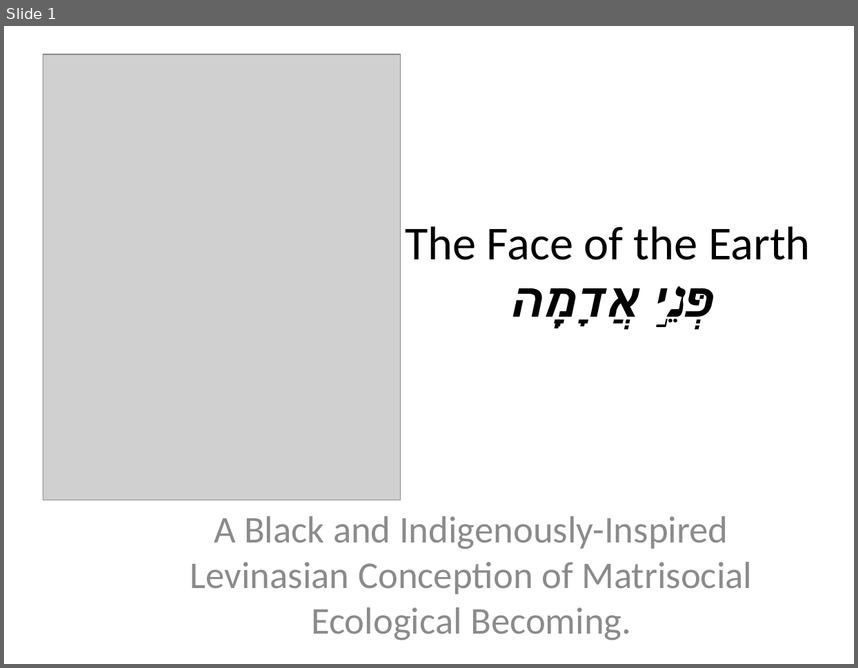
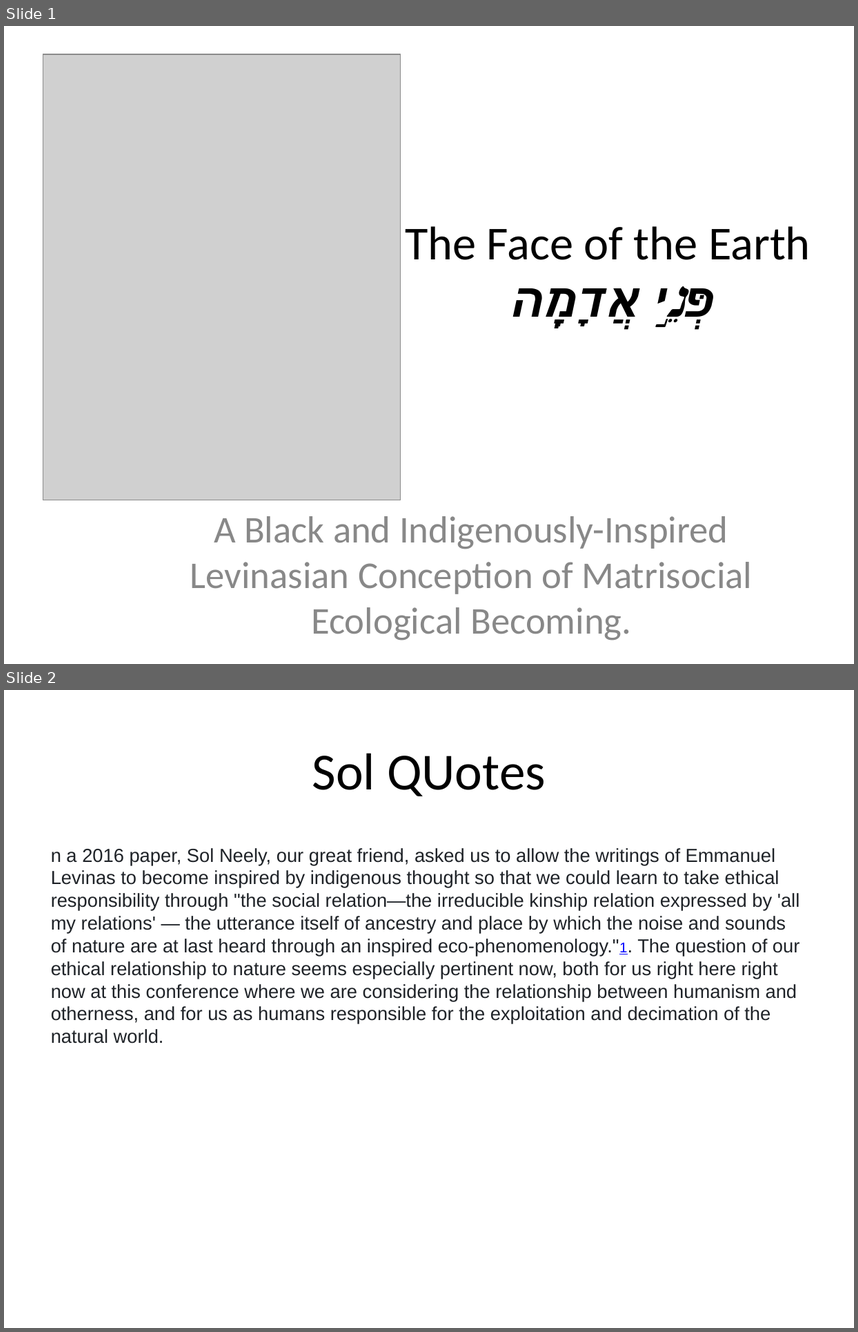
Before and after one commit to mcverter/Dissertation, a slide deck: work/00_NEWEST/KaunsasSol/KaunsasPresentation.pptx. Shown one above the other, each under a label of ours: slide 1 before the commit, slides 1 and 2 after it. The pictures are 858x668 and 858x1332 pixels, drawn with LibreOffice and Linux fonts; fonts in the diff are those of the drawing; grey boxes stand for pictures. Boxes give left, top, right and bottom in pixels: in the first picture for what was removed or moved away, otherwise in the second. Text is boxed around its words. In the diff, an @@ line names an element or a change of style, - is before the commit and + after.

```diff
--- a/work/00_NEWEST/KaunsasSol/KaunsasPresentation.pptx
+++ b/work/00_NEWEST/KaunsasSol/KaunsasPresentation.pptx
@@ slide 2 added at [4,690,854,1328], background #FFFFFF @@
@@ title added at [312,753,546,796], 44 pt, text #000000 @@
+Sol QUotes
@@ text added at [51,848,800,1043], 16 pt, text #1F2328 @@
+n a 2016 paper, Sol Neely, our great friend, asked us to allow the writings of Emmanuel Levinas to become inspired by indigenous thought so that we could learn to take ethical responsibility through "the social relation—the irreducible kinship relation expressed by 'all my relations' — the utterance itself of ancestry and place by which the noise and sounds of nature are at last heard through an inspired eco-phenomenology."1. The question of our ethical relationship to nature seems especially pertinent now, both for us right here right now at this conference where we are considering the relationship between humanism and otherness, and for us as humans responsible for the exploitation and decimation of the natural world.
@@ slide 1 changed as well @@
@@ title "The Face of the Earth ..." at [405,226,811,330]: font Calibri to Arial in "פְּנֵ֣י אֲדָמָֽה" @@
```
Also in this commit, not shown: 5 other slides changed, 8 other slides added, 1 other file.
